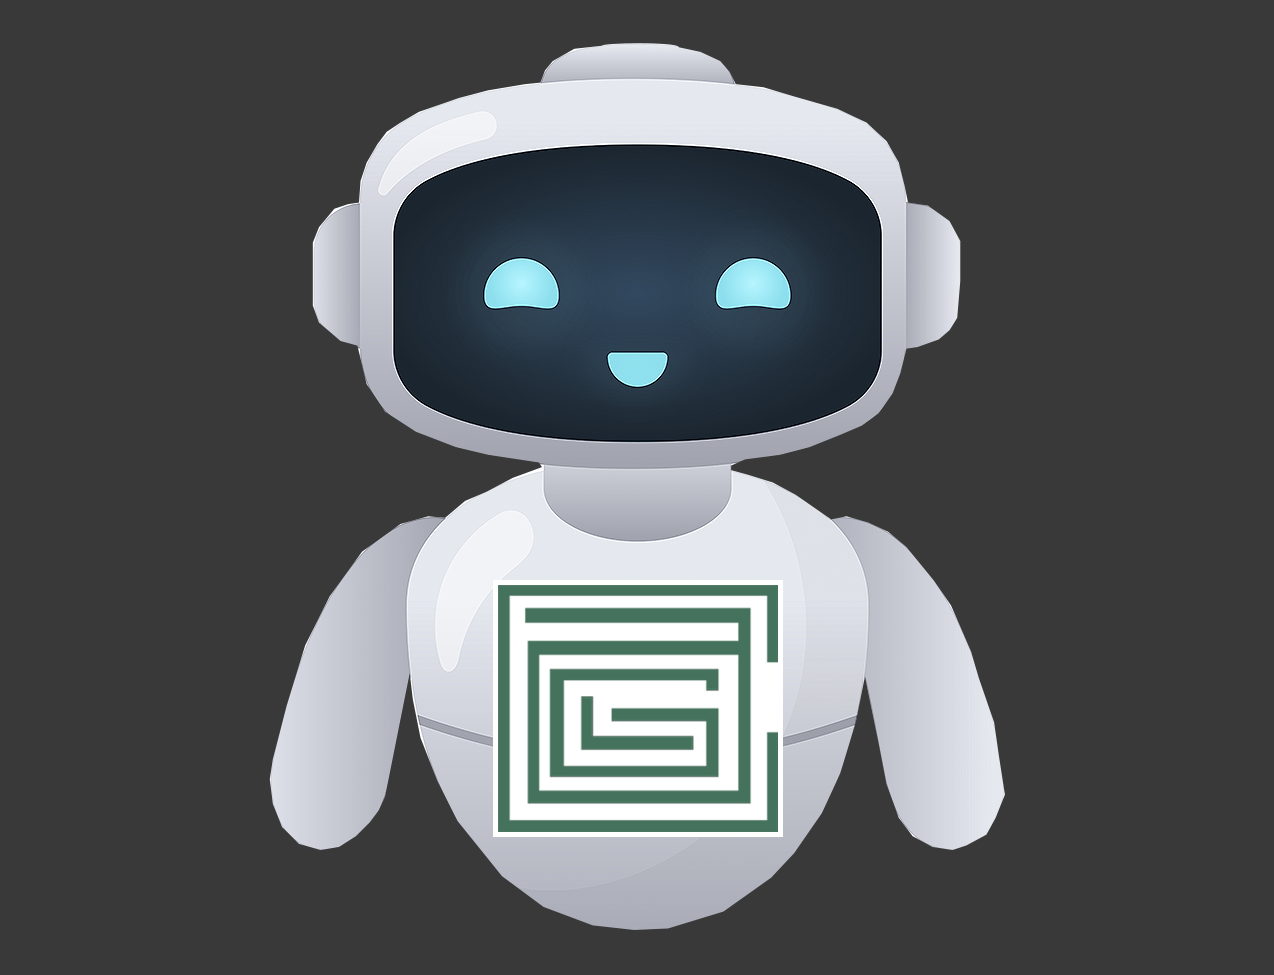
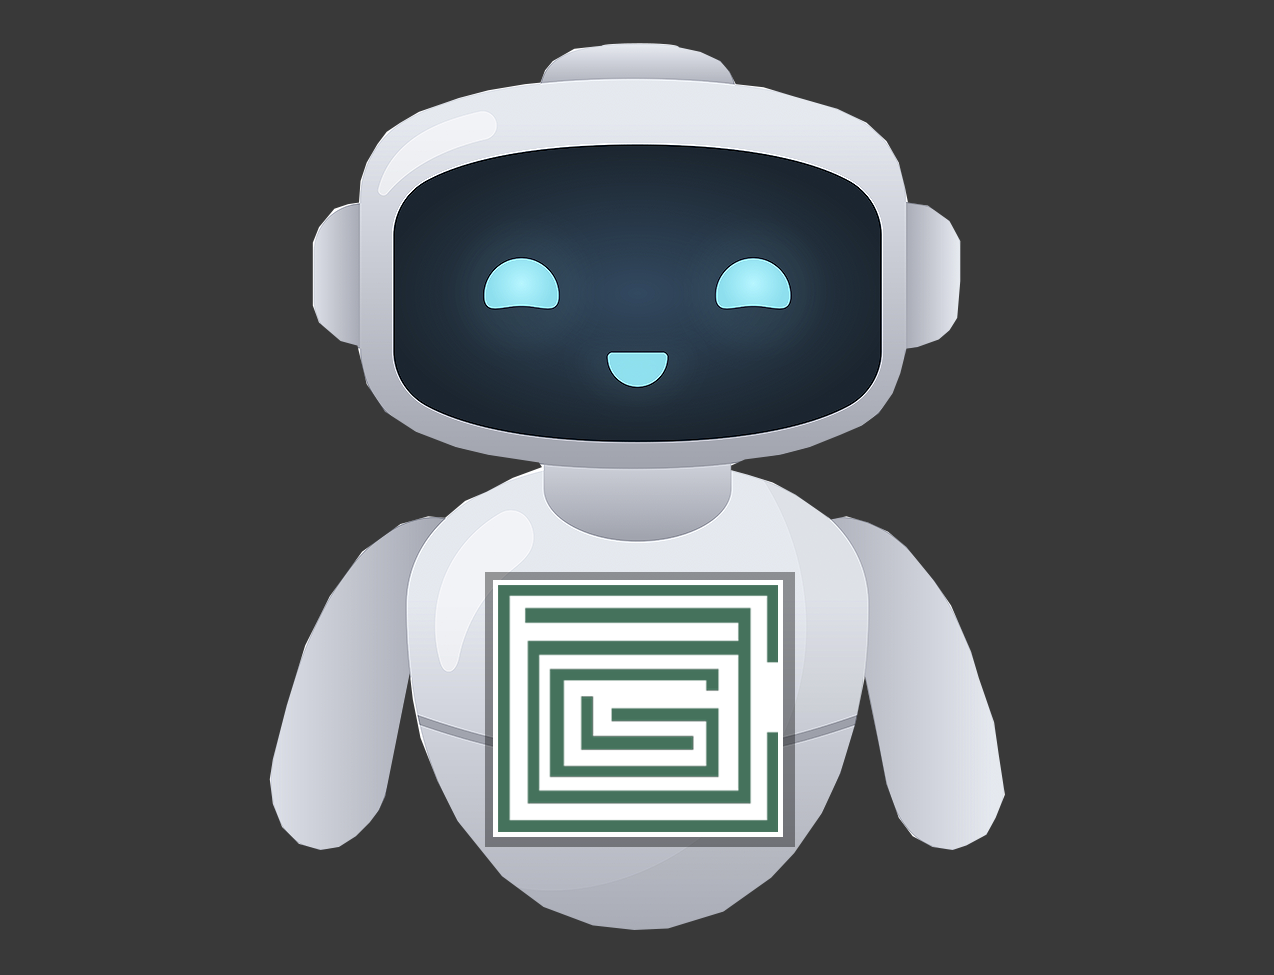
Before/after of a 1274x975 layered artwork. What changed in the layer stack:
added layer "Rectángulo 1 copia" (39%) above "Graident Ai Robot" over [485, 572, 795, 847]